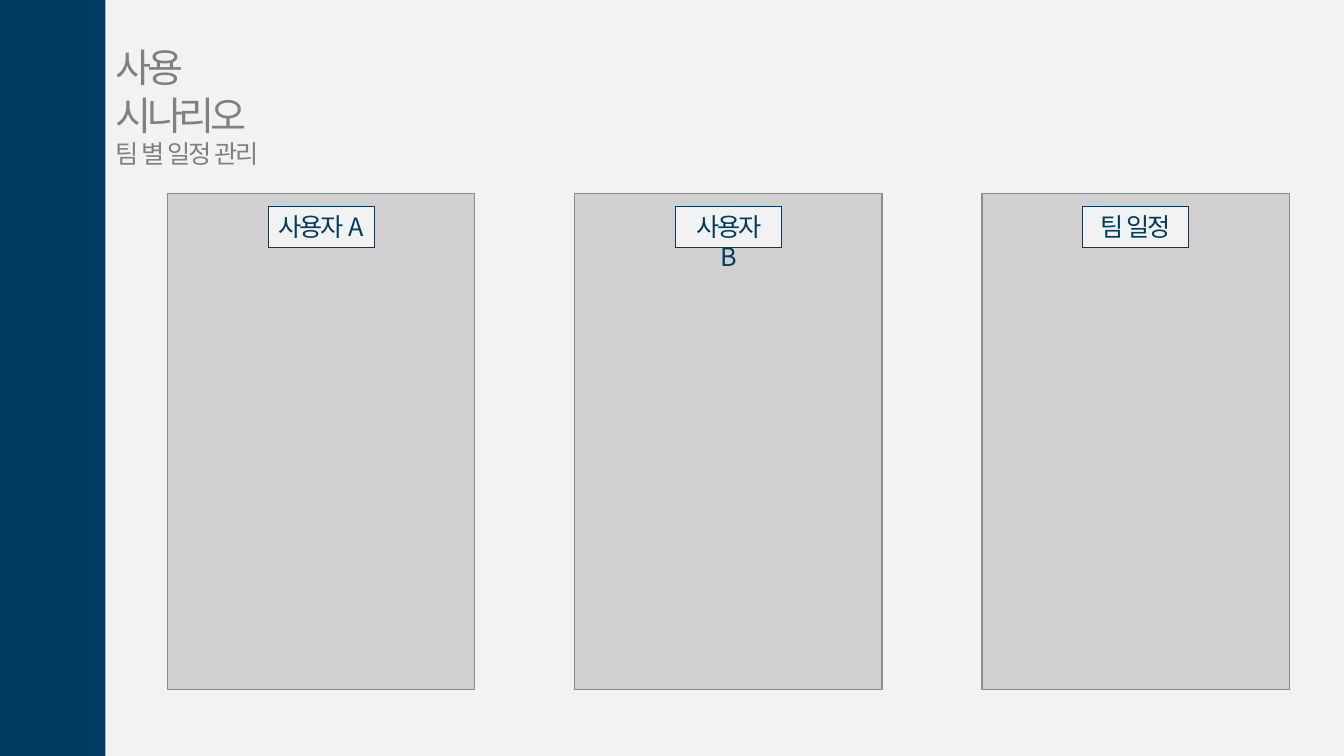
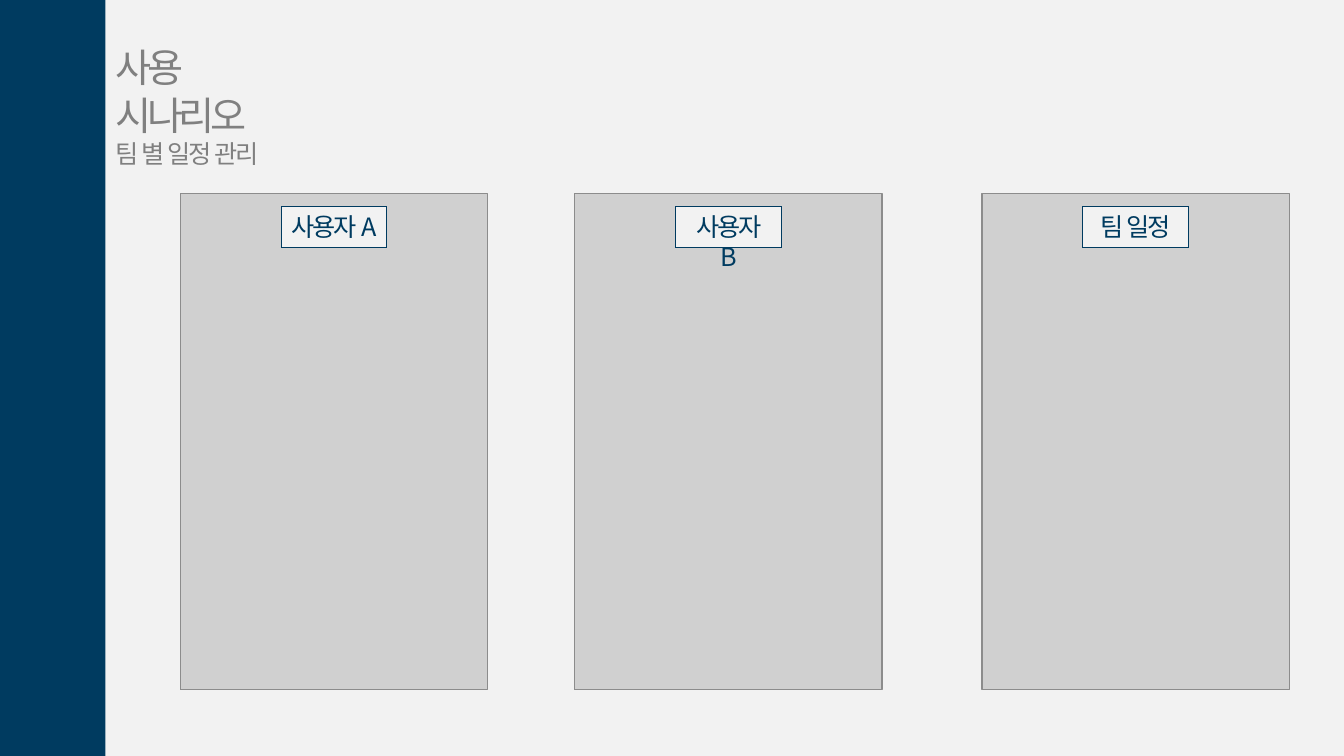
Before and after one commit to gmlrud1211/project, a slide deck: slide 15 of document/제안서.pptx (slide 13 before the commit). Drawn at 1344x756 pixels with LibreOffice and Linux fonts; fonts in the diff are those of the drawing; grey boxes stand for pictures. Boxes give left, top, right and bottom in pixels: in the first picture for what was removed or moved away, otherwise in the second. Text is boxed around its words. In the diff, an @@ line names an element or a change of style, - is before the commit and + after.

```diff
--- a/document/제안서.pptx
+++ b/document/제안서.pptx
@@ picture: place and size @@
-picture at bbox=[168, 194, 476, 690]
+picture at bbox=[180, 194, 488, 690]
@@ picture added at bbox=[180, 194, 487, 690] @@
@@ rectangle "사용자 A": place and size @@
-rectangle "사용자 A" at bbox=[269, 207, 375, 247]
+rectangle "사용자 A" at bbox=[281, 207, 387, 247]
```
Also in this commit, not shown: 12 other slides changed, 4 slides added.
